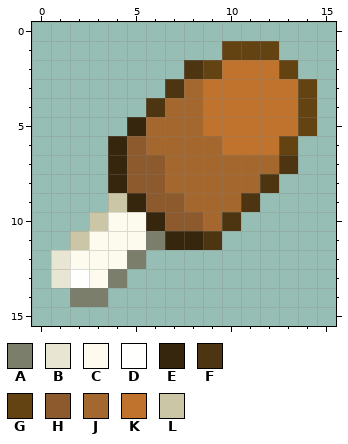
Two states of a pixel-art sprite, resources/textures/items/dodo meat cooked.png. Above is the file before it was changed.
The file is 16x16 pixels.
Palette (. is transparent): A #7b7e6b  B #e8e5d2  C #fcfbed  D #fffffd  E #35260d  F #4c3510  G #634311  H #8c5a2c  J #a4672d  K #bf732d  L #cbc6a5
Pixels before, first column x 1:
 1 .........GGG..
 2 .......FGKKKG.
 3 ......FJKKKKKG
 4 .....FJJKKKKKG
 5 ....EJJJKKKKKG
 6 ...EHJJJJKKKG.
 7 ...EHHJJJJJJF.
 8 ...EHHJJJJJF..
 9 ...LEHHJJJF...
10 ..LCCEHHJF....
11 .LCCCAEEF.....
12 BCCCA.........
13 BDCA..........
14 .AA...........
And afterwards:
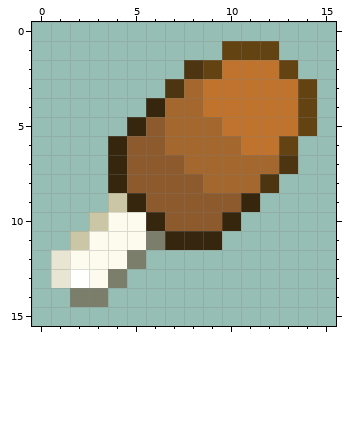
Changes in this commit:
y 4: x 6 F -> E
y 5: x 6 J -> H; x 9 K -> J
y 6: x 6 J -> H; x 10 K -> J
y 7: x 7 J -> H
y 8: x 7..8 JJ -> HH
y 9: x 8..11 JJJF -> HHHE
y 10: x 9..10 JF -> HE
y 11: x 9 F -> E
Where, in picture pixels (left, top, right, bottom), the same in both pictures:
changed: (146, 98, 260, 250)
